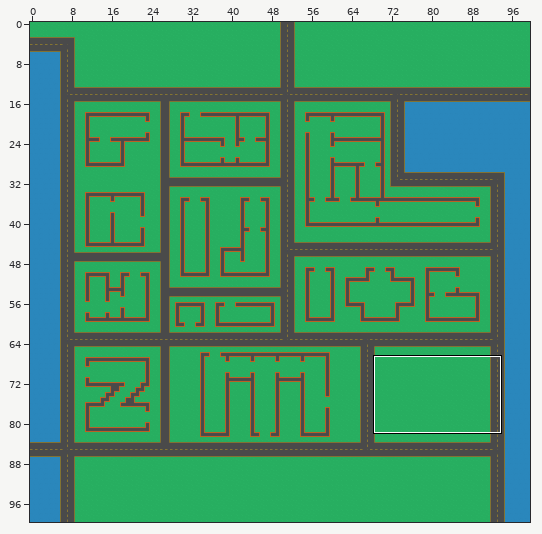
Two states of a Tiled map (JSON), maps/00.json. The picture above shows the old version from afar; the outline marks the close-up.
Close-up. Before the commit:
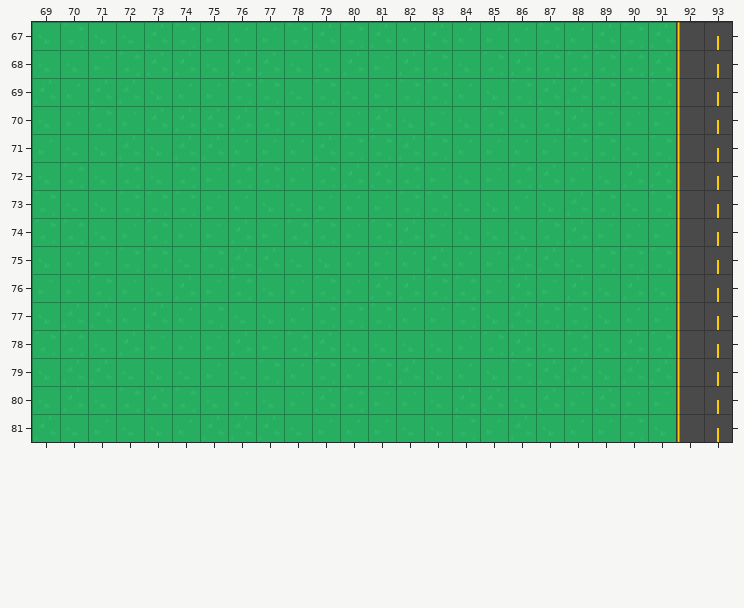
Cells are 64x64 px. Shown: x 69..93, y 67..81. The commit also changed other parts of the map, which this record leaves out.
Once edited:
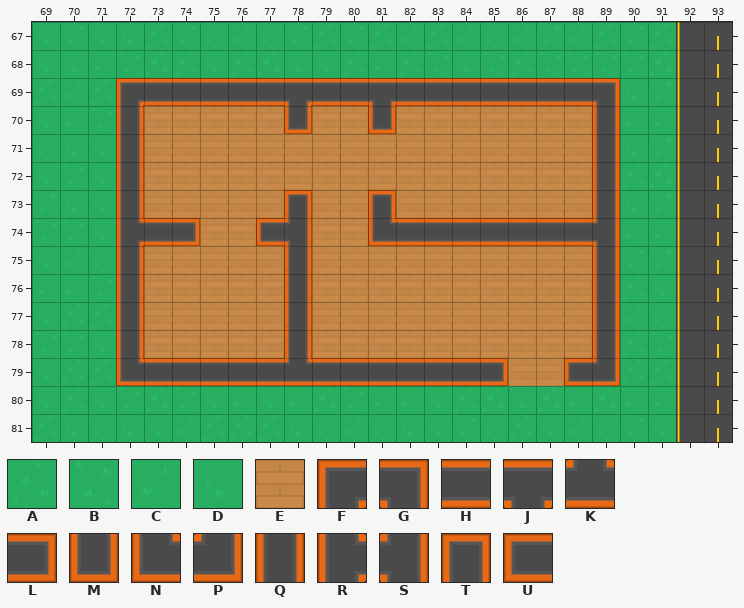
Key: from "tiles": A 0, B 1, C 2, D 3, E 41, F 108, G 109, H 110, J 111, K 112, L 113, M 114, N 135, P 136, Q 137, R 138, S 139, T 140, U 141.
_ is an empty cell.
Changes in this commit:
Layer "00":
The edit turns tile A into tile E in row 70 at x 73 to 76 and 88; in row 71 at x 74 to 75, 79 and 82; in row 72 at x 80 to 81 and 87; in row 73 at x 88; in row 74 at x 76; in row 75 at x 76 to 77, 83 and 86 to 87.
The edit turns tile A into tile E in row 76 at x 74, 81 to 82, 86 and 88; in row 77 at x 73 and 86; in row 78 at x 76, 79 and 86; in row 79 at x 87.
The edit turns tile B into tile E in row 70 at x 77, 85 and 87; in row 71 at x 80 to 81, 83 and 88; in row 72 at x 74, 76 to 77, 79, 82 and 86; in row 73 at x 73 to 74 and 82 to 83; in row 74 at x 79; in row 75 at x 73 and 75.
The edit turns tile B into tile E in row 76 at x 76, 79 and 83 to 84; in row 77 at x 75, 79 to 81, 84 and 87 to 88; in row 78 at x 85 and 88; in row 79 at x 86.
The edit turns tile C into tile E in row 70 at x 79 to 80 and 83; in row 71 at x 76 to 78 and 84 to 87; in row 72 at x 75, 78, 83, 85 and 88; in row 73 at x 75 to 76, 79 to 80 and 86; in row 74 at x 75 and 80; in row 75 at x 80 to 82 and 84 to 85.
The edit turns tile C into tile E in row 76 at x 75, 80, 85 and 87; in row 77 at x 74 and 82 to 83; in row 78 at x 73 to 75, 77 and 84.
The edit turns tile D into tile E in row 70 at x 82, 84 and 86; in row 71 at x 73; in row 72 at x 73 and 84; in row 73 at x 77, 84 to 85 and 87; in row 75 at x 74, 79 and 88; in row 76 at x 73 and 77.
The edit turns tile D into tile E in row 77 at x 76 to 77 and 85; in row 78 at x 80 to 83 and 87.
The edit turns tile A into tile F in row 69 at x 72.
The edit turns tile B into tile G in row 69 at x 89.
The edit turns tile A into tile H in row 69 at x 87 to 88; in row 74 at x 82 and 88; in row 79 at x 82.
The edit turns tile B into tile H in row 69 at x 76 to 77, 79, 82 to 83 and 86; in row 74 at x 73 and 87; in row 79 at x 77, 79 and 81.
The edit turns tile C into tile H in row 69 at x 74 to 75 and 84; in row 74 at x 83; in row 79 at x 75, 80 and 84.
The edit turns tile D into tile H in row 69 at x 73, 80 and 85; in row 74 at x 84 to 86; in row 79 at x 73 to 74, 76 and 83.
The edit turns tile C into tile J in row 69 at x 81.
The edit turns tile D into tile J in row 69 at x 78.
The edit turns tile C into tile K in row 79 at x 78.
The edit turns tile C into tile L in row 74 at x 74.
The edit turns tile D into tile L in row 79 at x 85.
The edit turns tile A into tile M in row 70 at x 81.
The edit turns tile C into tile M in row 70 at x 78.
The edit turns tile B into tile N in row 74 at x 81.
The edit turns tile D into tile N in row 79 at x 72.
The edit turns tile D into tile P in row 79 at x 89.
The edit turns tile A into tile Q in row 71 at x 72; in row 78 at x 72.
The edit turns tile B into tile Q in row 71 at x 89; in row 72 at x 72; in row 73 at x 72 and 89; in row 75 at x 72 and 89; in row 78 at x 78.
The edit turns tile C into tile Q in row 70 at x 72 and 89; in rows 76 to 77 at x 72 and 78.
The edit turns tile D into tile Q in row 72 at x 89; in row 75 at x 78; in rows 76 to 78 at x 89.
The edit turns tile C into tile R in row 74 at x 72.
The edit turns tile B into tile S in row 74 at x 78.
The edit turns tile C into tile S in row 74 at x 89.
The edit turns tile C into tile T in row 73 at x 81.
The edit turns tile D into tile T in row 73 at x 78.
The edit turns tile A into tile U in row 79 at x 88.
The edit turns tile C into tile U in row 74 at x 77.
Changed places in both close-ups, as pixel boxes (x1, y1, x2, y2):
changed: (116, 78, 620, 386)
